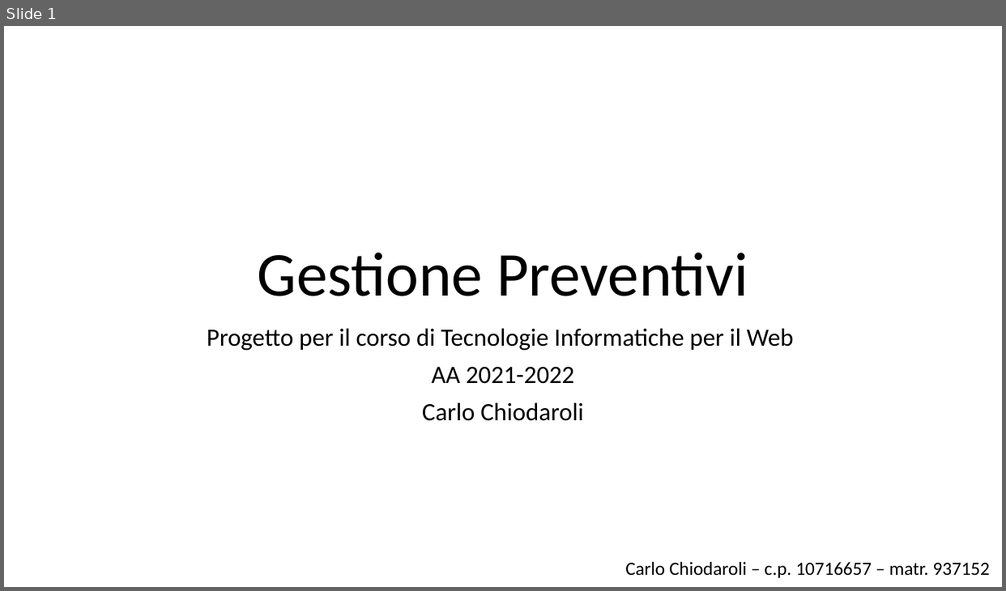
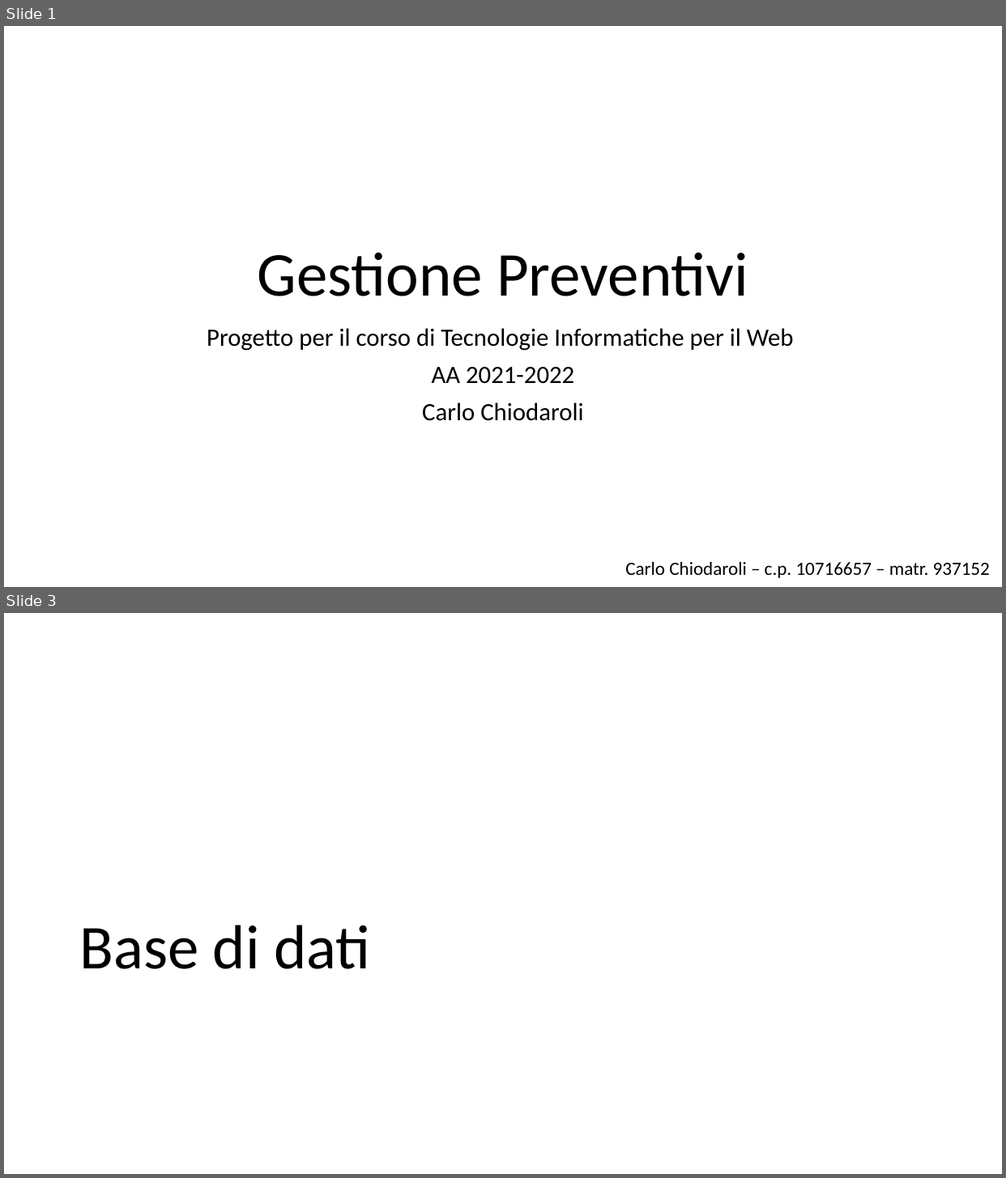
Before and after one commit to CarloChiodaroli/TIW-2022-HTML, a slide deck: data/Gestione Preventivi.pptx. Shown one above the other, each under a label of ours: slide 1 before the commit, slides 1 and 3 after it; the slides between them are not shown. The pictures are 1006x591 and 1006x1178 pixels, drawn with LibreOffice and Linux fonts; fonts in the diff are those of the drawing. Boxes give left, top, right and bottom in pixels: in the first picture for what was removed or moved away, otherwise in the second. Text is boxed around its words. In the diff, an @@ line names an element or a change of style, - is before the commit and + after.

```diff
--- a/data/Gestione Preventivi.pptx
+++ b/data/Gestione Preventivi.pptx
@@ slide 3 added at (x1=4, y1=613, x2=1002, y2=1174), background #FFFFFF @@
@@ title added at (x1=79, y1=925, x2=371, y2=969), 60 pt, text #000000 @@
+Base di dati
```
Also in this commit, not shown: 2 slides changed, 19 other slides added, 1 other file.
